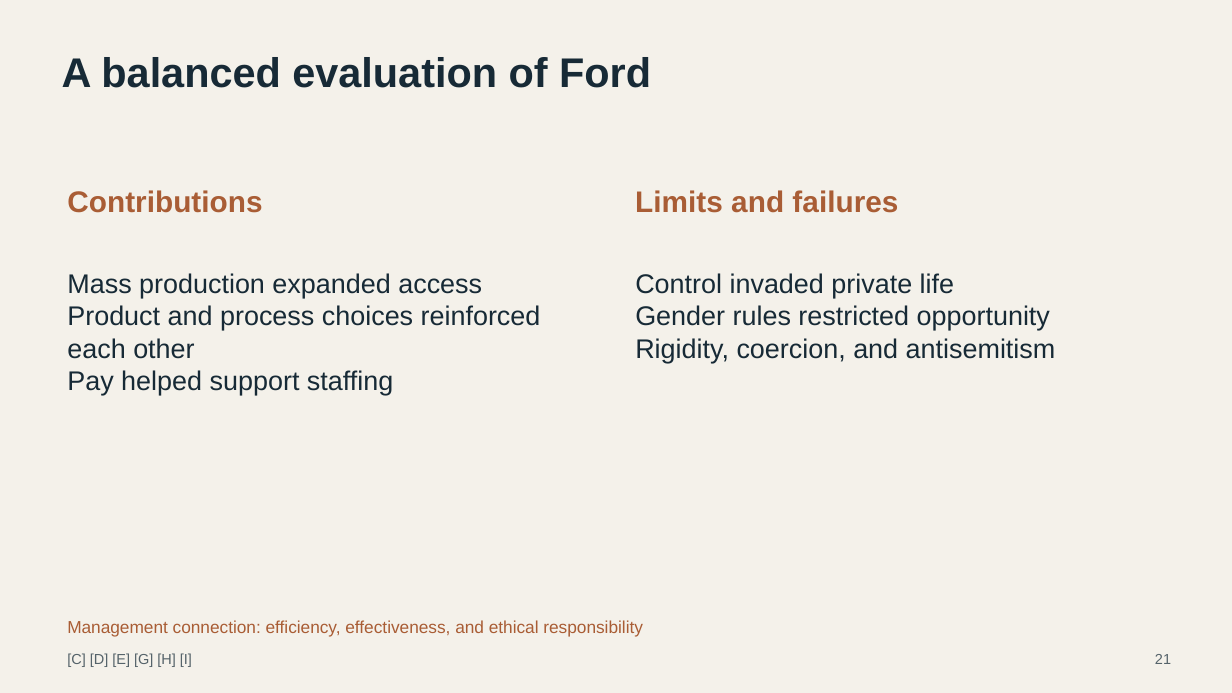
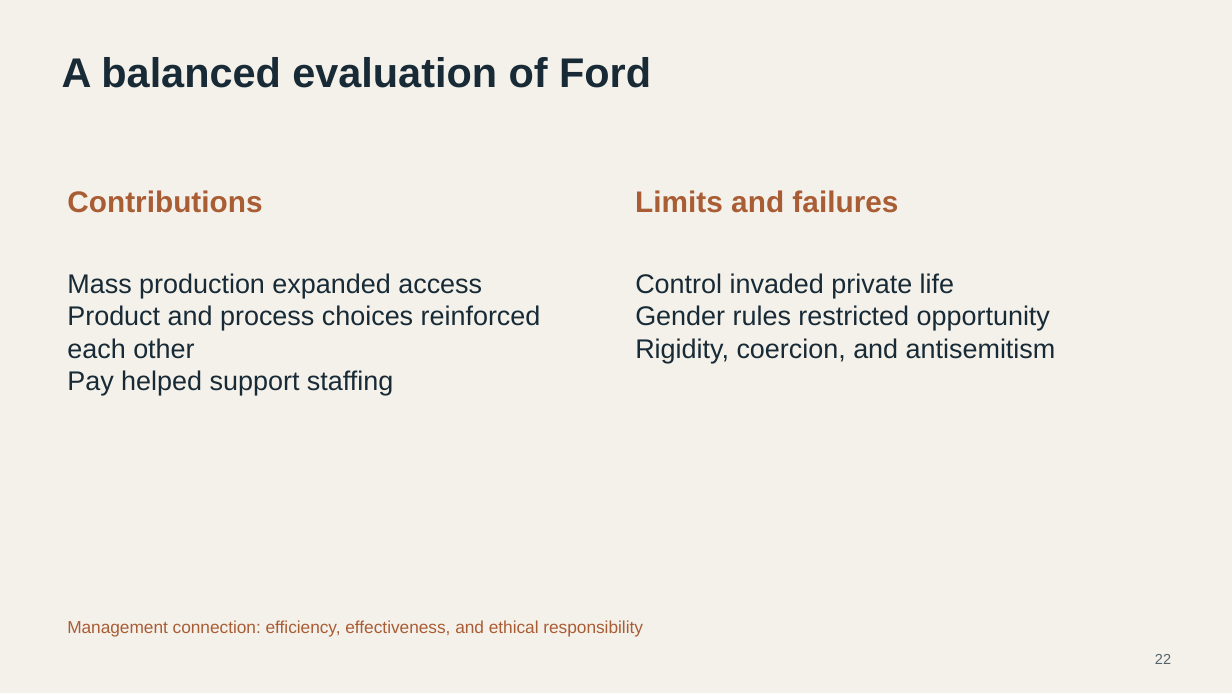
Before and after one commit to chocojawns/MGT, a slide deck: slide 22 of temp 3.pptx (slide 21 before the commit). Drawn at 1232x693 pixels with LibreOffice and Linux fonts; fonts in the diff are those of the drawing. Boxes give left, top, right and bottom in pixels: in the first picture for what was removed or moved away, otherwise in the second. Text is boxed around its words. In the diff, an @@ line names an element or a change of style, - is before the commit and + after.

```diff
--- a/temp 3.pptx
+++ b/temp 3.pptx
@@ text removed at (67, 653, 192, 667) @@
-[C] [D] [E] [G] [H] [I]
@@ text at (1155, 654, 1171, 664): text changed @@
-21
+22
```
Also in this commit, not shown: 24 other slides changed, 3 slides added, 2 slides removed.
